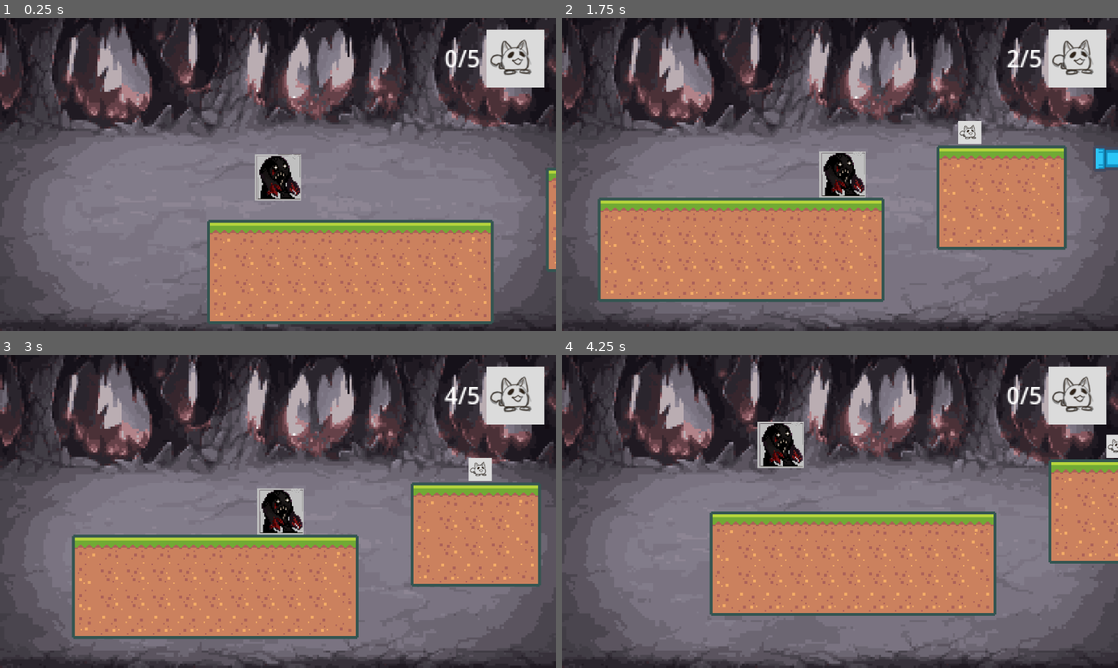
Above: before the commit, frames 1-4 (two rows, left to right).
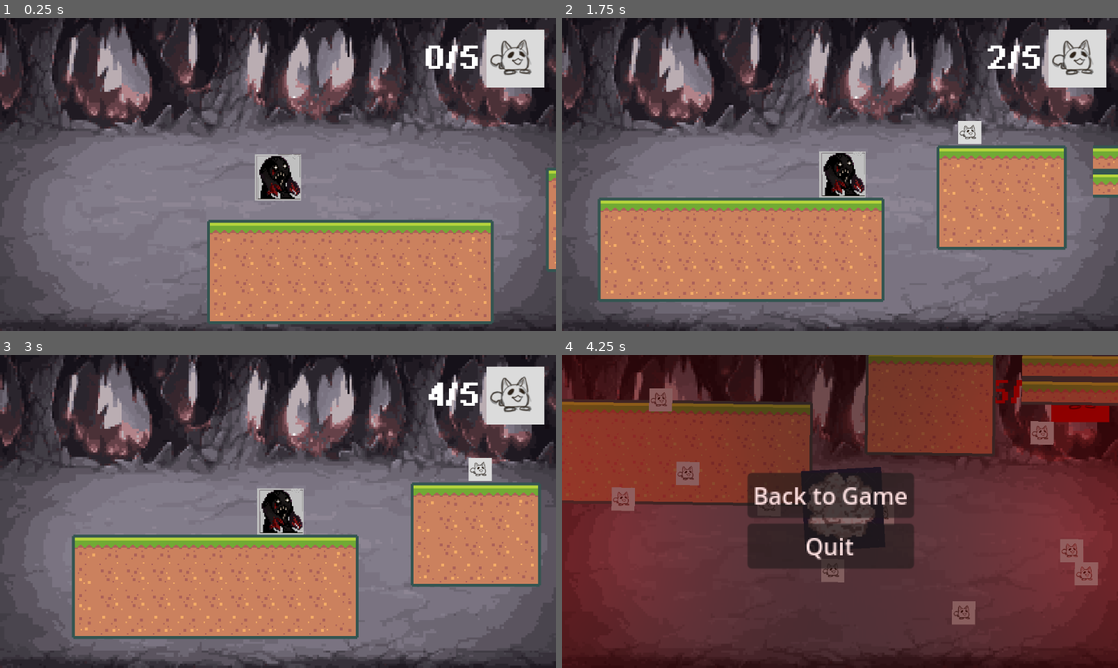
Above: after the commit, the same moments.

Repository: joshmitcho/shawcat_jam_2024
Game: Godot game, scene res://scenes/play_screen.tscn
Same seed, same stepped clock (60 frames per second), same inputs: the game is played once before the commit and once after it. Before the commit the project starts from res://scenes/level_1.tscn.
Inputs:
- Up to frame 1 (0.25 s): no input
- Up to frame 2 (1.75 s): hold Right from 0.53 s (still down); tap Q (squash_cat) at 0.6, 1.35 s; tap Space at 0.77, 1.52 s
- Up to frame 3 (3 s): release Right at 2.03 s; hold Left 2.03-2.78 s; tap Q (squash_cat) at 2.1, 2.85 s; hold Right from 2.78 s (still down)
- Up to frame 4 (4.25 s): keep holding Right; tap Space at 3.02, 3.77 s; tap Q (squash_cat) at 3.6 s; tap Escape (ui_cancel) at 4.15 s

The runs differ from the first frame. In frame 1, 0.5% of the frame differs, in the area x 76-87%, y 8-17%; in frame 2, 1.1%; in frame 3, 0.4%; in frame 4, 95%, in the area x 0-100%, y 0-100%.

Commit message:
menus

Diff:
--- a/project.godot
+++ b/project.godot
@@ -11,7 +11,7 @@
 [application]
 
 config/name="Shawcat Jam 2024"
-run/main_scene="res://scenes/level_1.tscn"
+run/main_scene="res://scenes/play_screen.tscn"
 config/features=PackedStringArray("4.2", "Forward Plus")
 config/icon="res://icon.svg"
 
--- a/scenes/Player.tscn
+++ b/scenes/Player.tscn
@@ -1,7 +1,8 @@
-[gd_scene load_steps=4 format=3 uid="uid://lsmhro8e3pof"]
+[gd_scene load_steps=5 format=3 uid="uid://lsmhro8e3pof"]
 
 [ext_resource type="Script" path="res://scripts/Player.gd" id="1_fa1cn"]
 [ext_resource type="Texture2D" uid="uid://d0bevneqar35x" path="res://art/monster.png" id="2_txn51"]
+[ext_resource type="Texture2D" uid="uid://vwqcgwnij5jd" path="res://art/smoke.png" id="3_16xdv"]
 
 [sub_resource type="RectangleShape2D" id="RectangleShape2D_84wg0"]
 size = Vector2(32, 32)
@@ -15,3 +16,7 @@
 
 [node name="CollisionShape2D" type="CollisionShape2D" parent="."]
 shape = SubResource("RectangleShape2D_84wg0")
+
+[node name="Smoke" type="Sprite2D" parent="."]
+scale = Vector2(0.25, 0.25)
+texture = ExtResource("3_16xdv")
--- a/scenes/level_1.tscn
+++ b/scenes/level_1.tscn
@@ -1,13 +1,8 @@
-[gd_scene load_steps=11 format=3 uid="uid://bjjnwk4y14wm6"]
-
-[ext_resource type="Texture2D" uid="uid://ks2yidwlwthc" path="res://art/cave_bg.png" id="1_lopyf"]
+[gd_scene load_steps=6 format=3 uid="uid://bjjnwk4y14wm6"]
+
+[ext_resource type="Script" path="res://scripts/level.gd" id="1_3eeg7"]
 [ext_resource type="Texture2D" uid="uid://biwond464pw3f" path="res://demo/Tiles/tiles_packed.png" id="2_rwv0a"]
-[ext_resource type="Script" path="res://scripts/shake_camera.gd" id="3_ufast"]
-[ext_resource type="PackedScene" uid="uid://b6kof4uc3yv1p" path="res://scenes/main_ui.tscn" id="4_1751t"]
-[ext_resource type="Texture2D" uid="uid://m1cq5u4syuyq" path="res://art/light.png" id="5_iney7"]
-[ext_resource type="Script" path="res://scripts/red_light.gd" id="6_f5wp3"]
 [ext_resource type="PackedScene" uid="uid://cdccq5ys3hdbr" path="res://scenes/cat.tscn" id="7_1ct1y"]
-[ext_resource type="PackedScene" uid="uid://lsmhro8e3pof" path="res://scenes/Player.tscn" id="8_0drv3"]
 
 [sub_resource type="TileSetAtlasSource" id="TileSetAtlasSource_7c5gq"]
 texture = ExtResource("2_rwv0a")
@@ -656,41 +651,12 @@
 sources/0 = SubResource("TileSetAtlasSource_7c5gq")
 
 [node name="Level1" type="Node2D"]
-
-[node name="Camera2D" type="Camera2D" parent="."]
-ignore_rotation = false
-zoom = Vector2(3, 3)
-script = ExtResource("3_ufast")
-target = NodePath("../Player")
-
-[node name="BG" type="Sprite2D" parent="Camera2D"]
-scale = Vector2(1.5, 1.5)
-texture = ExtResource("1_lopyf")
-
-[node name="Main UI" parent="Camera2D" instance=ExtResource("4_1751t")]
-offset_left = -200.0
-offset_top = -100.0
-offset_right = 184.0
-offset_bottom = 116.0
+script = ExtResource("1_3eeg7")
 
 [node name="TileMap" type="TileMap" parent="."]
 tile_set = SubResource("TileSet_ft7jq")
 format = 2
-layer_0/tile_data = PackedInt32Array(65531, 65536, 1, 65532, …(884 unchanged characters)… 525, 131072, 6, 11, 131072, 6, -131058, 786432, 6, -131057, 851968, 6, -131056, 851968, 6, -131055, 851968, 6, -131054, 917504, 5, -196590, 851968, 4, -196589, 851968, 6, -196588, 851968, 6, -196587, 917504, 4, -131051, 983040, 5, -65515, 851968, 5, -65514, 851968, 6, -65513, 851968, 6, -65512, 917504, 5, -131048, 983040, 5, -196584, 851968, 4, -196583, 851968, 6, -196582, 851968, 6, -196581, 917504, 4, -131045, 983040, 5, -65509, 983040, 5, 27, 983040, 5, 65563, 983040, 6, 4, 131072, 1, -131064, 65536, 1, -131060, 196608, 1, -65528, 65536, 6, 8, 65536, 6, 65544, 65536, 7, 65548, 196608, 7, 12, 196608, 6, -65524, 196608, 6, 65545, 131072, 7, 65546, 131072, 7, 65547, 131072, 7)
-
-[node name="PointLight2D" type="PointLight2D" parent="."]
-position = Vector2(-641, -1)
-color = Color(1, 0, 0, 1)
-texture = ExtResource("5_iney7")
-texture_scale = 6.0
-script = ExtResource("6_f5wp3")
-
-[node name="PointLight2D2" type="PointLight2D" parent="."]
-position = Vector2(632, 0)
-color = Color(1, 0, 0, 1)
-texture = ExtResource("5_iney7")
-texture_scale = 6.0
-script = ExtResource("6_f5wp3")
+layer_0/tile_data = PackedInt32Array(65531, 65536, 1, 65532, …(884 unchanged characters)… 525, 131072, 6, 11, 131072, 6, -131058, 131072, 0, -131057, 131072, 0, -131056, 131072, 0, -131055, 131072, 0, -131054, 131072, 0, -196590, 131072, 0, -196589, 131072, 0, -196588, 131072, 0, -196587, 131072, 0, -131051, 131072, 0, -65515, 131072, 0, -196583, 131072, 0, -196582, 131072, 0, -196581, 131072, 0, -131045, 131072, 0, -65509, 131072, 0, 4, 131072, 1, -131064, 65536, 1, -131060, 196608, 1, -65528, 65536, 6, 8, 65536, 6, 65544, 65536, 7, 65548, 196608, 7, 12, 196608, 6, -65524, 196608, 6, 65545, 131072, 7, 65546, 131072, 7, 65547, 131072, 7, -131052, 131072, 0, -65516, 131072, 0, -131053, 131072, 0, -65511, 131072, 0, -131047, 131072, 0, -131046, 131072, 0, -65510, 131072, 0, -65517, 131072, 0, -65518, 131072, 0, -65519, 131072, 0, -65520, 131072, 0, -65521, 131072, 0, -65522, 131072, 0)
 
 [node name="Cat" parent="." instance=ExtResource("7_1ct1y")]
 position = Vector2(192, -45)
@@ -701,7 +667,4 @@
 [node name="EndPoint" parent="Cat" index="3"]
 position = Vector2(36, 0)
 
-[node name="Player" parent="." instance=ExtResource("8_0drv3")]
-position = Vector2(-41, -46)
-
 [editable path="Cat"]
--- a/scenes/main_ui.tscn
+++ b/scenes/main_ui.tscn
@@ -1,7 +1,9 @@
-[gd_scene load_steps=3 format=3 uid="uid://b6kof4uc3yv1p"]
+[gd_scene load_steps=5 format=3 uid="uid://b6kof4uc3yv1p"]
 
 [ext_resource type="Texture2D" uid="uid://bl52jik52s3r1" path="res://art/cat_icon.png" id="1_wlc6b"]
 [ext_resource type="Script" path="res://scripts/squash_display.gd" id="2_lysa4"]
+[ext_resource type="FontFile" uid="uid://jt71p34t7mhb" path="res://titles pixel arial bold.TTF" id="2_rodds"]
+[ext_resource type="Script" path="res://scenes/pause_menu.gd" id="4_c8lb7"]
 
 [node name="Main UI" type="Control"]
 custom_minimum_size = Vector2(384, 216)
@@ -26,7 +28,8 @@
 
 [node name="SquashCount" type="Label" parent="SquashDisplay"]
 layout_mode = 2
-theme_override_font_sizes/font_size = 16
+theme_override_fonts/font = ExtResource("2_rodds")
+theme_override_font_sizes/font_size = 22
 text = "0/5"
 vertical_alignment = 1
 
@@ -34,3 +37,33 @@
 layout_mode = 2
 texture = ExtResource("1_wlc6b")
 expand_mode = 2
+
+[node name="PauseMenu" type="CenterContainer" parent="."]
+z_index = 10
+z_as_relative = false
+layout_mode = 1
+anchors_preset = 15
+anchor_right = 1.0
+anchor_bottom = 1.0
+grow_horizontal = 2
+grow_vertical = 2
+script = ExtResource("4_c8lb7")
+
+[node name="ColorRect" type="ColorRect" parent="PauseMenu"]
+custom_minimum_size = Vector2(500, 300)
+layout_mode = 2
+color = Color(0.14902, 0, 0, 0.572549)
+
+[node name="VBoxContainer" type="VBoxContainer" parent="PauseMenu"]
+layout_mode = 2
+
+[node name="Unpause" type="Button" parent="PauseMenu/VBoxContainer"]
+layout_mode = 2
+text = "Back to Game"
+
+[node name="Quit" type="Button" parent="PauseMenu/VBoxContainer"]
+layout_mode = 2
+text = "Quit"
+
+[connection signal="pressed" from="PauseMenu/VBoxContainer/Unpause" to="PauseMenu" method="unpause"]
+[connection signal="pressed" from="PauseMenu/VBoxContainer/Quit" to="PauseMenu" method="quit"]
--- /dev/null
+++ b/scenes/pause_menu.gd
@@ -0,0 +1,16 @@
+#pause_menu.gd
+extends CenterContainer
+
+
+
+func _ready() -> void:
+	pass
+
+
+func unpause() -> void:
+	hide()
+	get_tree().paused = false
+
+
+func quit() -> void:
+	get_tree().quit()
--- /dev/null
+++ b/scenes/play_screen.gd
@@ -0,0 +1,27 @@
+#play_screen.gd
+extends Node2D
+
+
+@onready var pause_menu: Control = $"Camera2D/Main UI/PauseMenu"
+
+
+func _ready() -> void:
+	unpause()
+
+
+func _physics_process(delta: float) -> void:
+	if Input.is_action_just_pressed("ui_cancel"):
+		if get_tree().paused:
+			unpause()
+		else:
+			pause()
+
+
+func pause() -> void:
+	pause_menu.show()
+	get_tree().paused = true
+
+
+func unpause() -> void:
+	pause_menu.hide()
+	get_tree().paused = false
--- /dev/null
+++ b/scenes/play_screen.tscn
@@ -0,0 +1,55 @@
+[gd_scene load_steps=9 format=3 uid="uid://b8dojil2thlbk"]
+
+[ext_resource type="Script" path="res://scenes/play_screen.gd" id="1_byf4r"]
+[ext_resource type="PackedScene" uid="uid://bjjnwk4y14wm6" path="res://scenes/level_1.tscn" id="2_k42pm"]
+[ext_resource type="Script" path="res://scripts/shake_camera.gd" id="3_lwo3i"]
+[ext_resource type="Texture2D" uid="uid://ks2yidwlwthc" path="res://art/cave_bg.png" id="4_7b7yr"]
+[ext_resource type="Texture2D" uid="uid://m1cq5u4syuyq" path="res://art/light.png" id="5_1osqb"]
+[ext_resource type="Script" path="res://scripts/red_light.gd" id="6_k13e6"]
+[ext_resource type="PackedScene" uid="uid://b6kof4uc3yv1p" path="res://scenes/main_ui.tscn" id="7_cdevr"]
+[ext_resource type="PackedScene" uid="uid://lsmhro8e3pof" path="res://scenes/Player.tscn" id="8_q8c8v"]
+
+[node name="PlayScreen" type="Node2D"]
+process_mode = 3
+script = ExtResource("1_byf4r")
+
+[node name="Camera2D" type="Camera2D" parent="."]
+ignore_rotation = false
+zoom = Vector2(3, 3)
+script = ExtResource("3_lwo3i")
+target = NodePath("../Player")
+
+[node name="BG" type="Sprite2D" parent="Camera2D"]
+scale = Vector2(1.5, 1.5)
+texture = ExtResource("4_7b7yr")
+
+[node name="PointLight2D" type="PointLight2D" parent="Camera2D/BG"]
+position = Vector2(-170.667, -0.666667)
+scale = Vector2(0.666667, 0.666667)
+color = Color(1, 0, 0, 1)
+texture = ExtResource("5_1osqb")
+texture_scale = 3.0
+script = ExtResource("6_k13e6")
+
+[node name="PointLight2D2" type="PointLight2D" parent="Camera2D/BG"]
+position = Vector2(170.667, 0)
+scale = Vector2(0.666667, 0.666667)
+color = Color(1, 0, 0, 1)
+texture = ExtResource("5_1osqb")
+texture_scale = 3.0
+script = ExtResource("6_k13e6")
+
+[node name="Main UI" parent="Camera2D" instance=ExtResource("7_cdevr")]
+offset_left = -200.0
+offset_top = -100.0
+offset_right = 184.0
+offset_bottom = 116.0
+
+[node name="Level1" parent="." instance=ExtResource("2_k42pm")]
+process_mode = 1
+
+[node name="Player" parent="." instance=ExtResource("8_q8c8v")]
+process_mode = 1
+position = Vector2(-41, -46)
+
+[editable path="Camera2D/Main UI"]
--- /dev/null
+++ b/scenes/start_menu.tscn
@@ -0,0 +1,53 @@
+[gd_scene load_steps=5 format=3 uid="uid://bwmgub6fosuqy"]
+
+[ext_resource type="Texture2D" uid="uid://ks2yidwlwthc" path="res://art/cave_bg.png" id="1_5i7jq"]
+[ext_resource type="Texture2D" uid="uid://7brf8xpmd8o2" path="res://art/game_title.png" id="1_mao5p"]
+[ext_resource type="Script" path="res://scripts/start_menu.gd" id="2_613kv"]
+[ext_resource type="AudioStream" uid="uid://t6h8w7ocssf2" path="res://sound/creepo.mp3" id="4_nbpfd"]
+
+[node name="StartMenu" type="TextureRect"]
+anchors_preset = 15
+anchor_right = 1.0
+anchor_bottom = 1.0
+grow_horizontal = 2
+grow_vertical = 2
+texture = ExtResource("1_5i7jq")
+script = ExtResource("2_613kv")
+
+[node name="Control" type="CenterContainer" parent="."]
+layout_mode = 1
+anchors_preset = 15
+anchor_right = 1.0
+anchor_bottom = 1.0
+grow_horizontal = 2
+grow_vertical = 2
+
+[node name="VBoxContainer" type="VBoxContainer" parent="Control"]
+layout_mode = 2
+
+[node name="GameTitle" type="TextureRect" parent="Control/VBoxContainer"]
+layout_mode = 2
+texture = ExtResource("1_mao5p")
+
+[node name="MarginContainer" type="MarginContainer" parent="Control/VBoxContainer"]
+layout_mode = 2
+theme_override_constants/margin_left = 250
+theme_override_constants/margin_right = 250
+
+[node name="VBoxContainer" type="VBoxContainer" parent="Control/VBoxContainer/MarginContainer"]
+layout_mode = 2
+
+[node name="StartButton" type="Button" parent="Control/VBoxContainer/MarginContainer/VBoxContainer"]
+layout_mode = 2
+text = "START"
+
+[node name="QuitButton" type="Button" parent="Control/VBoxContainer/MarginContainer/VBoxContainer"]
+layout_mode = 2
+text = "QUIT"
+
+[node name="BGMusic" type="AudioStreamPlayer" parent="."]
+stream = ExtResource("4_nbpfd")
+autoplay = true
+
+[connection signal="pressed" from="Control/VBoxContainer/MarginContainer/VBoxContainer/StartButton" to="." method="start_game"]
+[connection signal="pressed" from="Control/VBoxContainer/MarginContainer/VBoxContainer/QuitButton" to="." method="quit_game"]
--- a/scripts/Player.gd
+++ b/scripts/Player.gd
@@ -1,11 +1,22 @@
 extends CharacterBody2D
+class_name Player
 
-var move_speed : float = 100.0
+@onready var smoke: Sprite2D = $Smoke
+
+const OG_MOVE_SPEED: float = 100.0
+var move_speed : float = OG_MOVE_SPEED
 var jump_force : float = 200.0
 var gravity : float = 500.0
 
 
-func _physics_process(delta):
+func _ready() -> void:
+	CatController.player = self
+	smoke.scale = Vector2.ZERO
+	CatController.smoke_start.connect(smoke_start)
+	CatController.swarm_end.connect(smoke_end)
+
+
+func _physics_process(delta: float):
 	# gravity.
 	if not is_on_floor():
 		velocity.y += gravity * delta
@@ -24,9 +35,23 @@
 
 	move_and_slide()
 
+	smoke.rotate(delta * 3)
+
 	# game over if we fall below the level.
-	if global_position.y > 100:
+	if global_position.y > 200:
 		game_over()
+
+
+func smoke_start() -> void:
+	var tween: Tween = get_tree().create_tween()
+	tween.tween_property(smoke, "scale", Vector2(0.5, 0.5), 0.5)
+	move_speed = OG_MOVE_SPEED / 3.0
+
+
+func smoke_end() -> void:
+	var tween: Tween = get_tree().create_tween()
+	tween.tween_property(smoke, "scale", Vector2.ZERO, 0.5)
+	move_speed = OG_MOVE_SPEED
 
 
 # restarts the current scene.
--- a/scripts/cat.gd
+++ b/scripts/cat.gd
@@ -6,7 +6,8 @@
 var end_point: Vector2
 var target_point: Vector2
 
-var move_speed : float = 100.0
+var og_move_speed : float = 100.0
+var move_speed : float = og_move_speed
 var jump_force : float = 200.0
 var gravity : float = 500.0
 
@@ -20,6 +21,13 @@
 func _physics_process(delta: float):
 	global_position = global_position.move_toward(target_point, move_speed * delta)
 
+	if CatController.swarming:
+		target_point = CatController.player.global_position
+		move_speed = og_move_speed * 3
+	else:
+		move_speed = og_move_speed
+
+
 	if (global_position - target_point).length() <= 1:
 		if target_point == start_point:
 			target_point = end_point
@@ -29,5 +37,8 @@
 
 func _on_body_entered(body):
 	if body.is_in_group("Player"):
-		CatController.cat_squashed()
+		if CatController.swarming:
+			CatController.smoke_start.emit()
+		else:
+			CatController.cat_squashed()
 		queue_free()
--- a/scripts/cat_controller.gd
+++ b/scripts/cat_controller.gd
@@ -4,9 +4,15 @@
 signal update_squash_display(new_count: int)
 signal swarm_start()
 signal swarm_end()
+signal smoke_start()
+
+const CAT = preload("res://scenes/cat.tscn")
 
 var squash_count: int = 0
 var swarming: bool = false
+
+var player: Player
+var current_level: Level
 
 
 func _ready() -> void:
@@ -30,8 +36,16 @@
 
 func start_swarm():
 	swarming = true
+
 	var swarm_timer := get_tree().create_timer(3)
 	swarm_start.emit()
+
+	for i in range(50):
+		var new_cat = CAT.instantiate()
+		var new_cat_offset: Vector2 = Vector2(100 + randi_range(0, 200), 100 + randi_range(0, 200))
+		new_cat.global_position = player.global_position + new_cat_offset.rotated(randf_range(0, 6))
+		current_level.add_child.call_deferred(new_cat)
+		await get_tree().create_timer(0.01).timeout
 
 	await swarm_timer.timeout
 
--- /dev/null
+++ b/scripts/level.gd
@@ -0,0 +1,7 @@
+#level.gd
+extends Node2D
+class_name Level
+
+
+func _ready() -> void:
+	CatController.current_level = self
--- a/scripts/shake_camera.gd
+++ b/scripts/shake_camera.gd
@@ -1,7 +1,7 @@
 extends Camera2D
 
 
-var max_offset = Vector2(50, 40)  # Maximum hor/ver shake in pixels.
+var max_offset = Vector2(10, 10)  # Maximum hor/ver shake in pixels.
 var max_roll = 0.1  # Maximum rotation in radians (use sparingly).
 @export var target: NodePath  # Assign the node this camera will follow.
 
--- /dev/null
+++ b/scripts/start_menu.gd
@@ -0,0 +1,14 @@
+#start_menu.gd
+extends TextureRect
+
+const PLAY_SCREEN = preload("res://scenes/play_screen.tscn")
+
+@onready var bg_music: AudioStreamPlayer = $BGMusic
+
+
+func start_game() -> void:
+	get_tree().change_scene_to_packed(PLAY_SCREEN)
+
+
+func quit_game() -> void:
+	get_tree().quit()
Binary file added: art/game_title.png
Not shown, added: art/game_title.png.import
Binary file added: art/smoke.png
Not shown, added: art/smoke.png.import
Not shown, added: sound/creepo.mp3.import
Binary file added: titles pixel arial bold.TTF
Not shown, added: titles pixel arial bold.TTF.import
Not shown, added: sound/creepo.mp3
